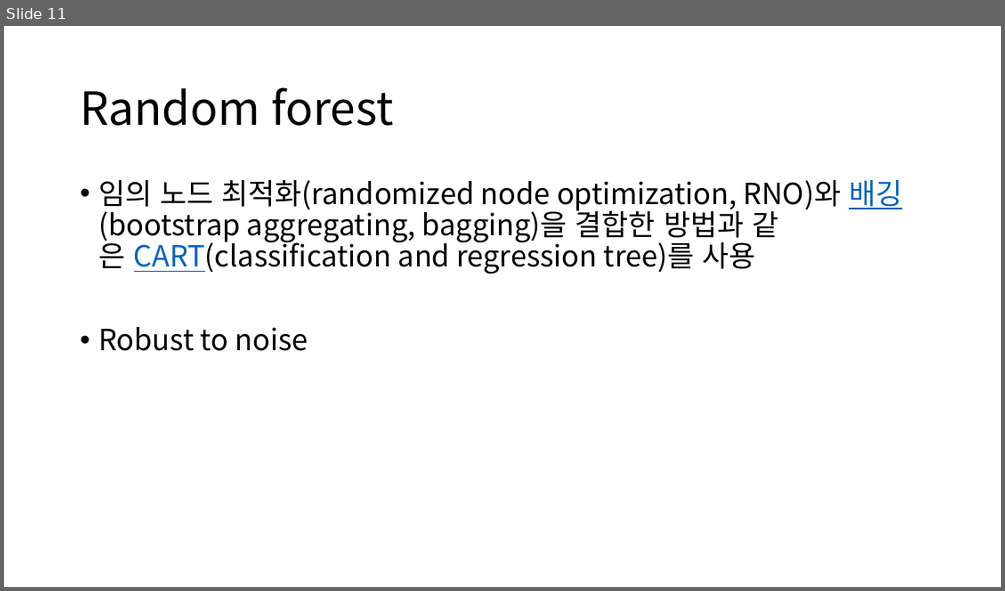
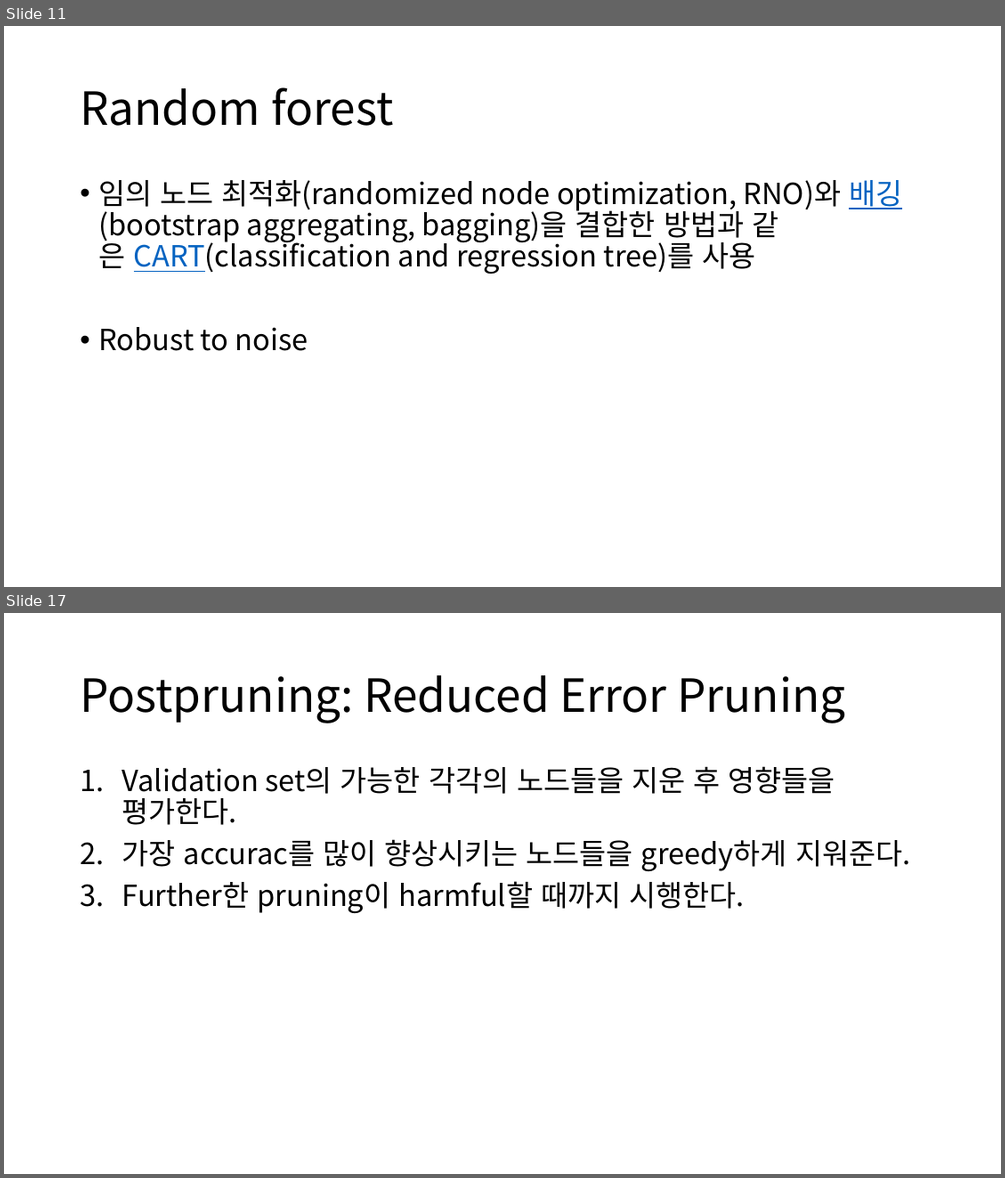
Before and after one commit to gudrb/machine_learning_class, a slide deck: Decision tree.pptx. Shown one above the other, each under a label of ours: slide 11 before the commit, slides 11 and 17 after it; the slides between them are not shown. The pictures are 1005x591 and 1005x1178 pixels, drawn with LibreOffice and Linux fonts; fonts in the diff are those of the drawing. Boxes give left, top, right and bottom in pixels: in the first picture for what was removed or moved away, otherwise in the second. Text is boxed around its words. In the diff, an @@ line names an element or a change of style, - is before the commit and + after.

```diff
--- a/Decision tree.pptx
+++ b/Decision tree.pptx
@@ slide 17 added at box(4, 613, 1001, 1174), background #FFFFFF @@
@@ title added at box(80, 675, 845, 723), 44 pt, text #000000 @@
+Postpruning: Reduced Error Pruning
@@ text added at box(122, 766, 910, 913), 28 pt, text #000000 @@
+1. Validation set의 가능한 각각의 노드들을 지운 후 영향들을 평가한다.
+2. 가장 accurac를 많이 향상시키는 노드들을 greedy하게 지워준다.
+3. Further한 pruning이 harmful할 때까지 시행한다.
```
Also in this commit, not shown: 2 slides changed, 5 other slides added, 1 slide removed.
